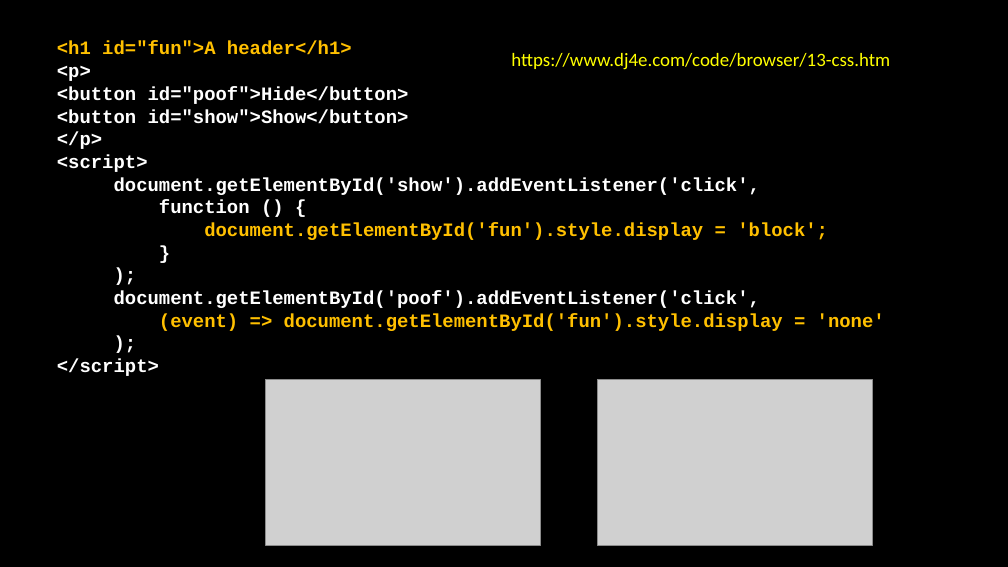
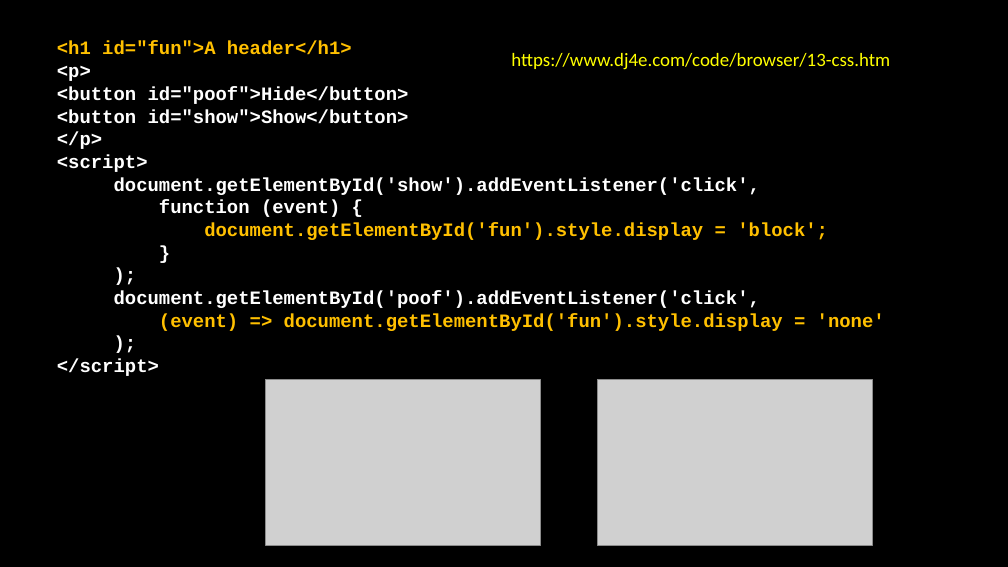
Before and after one commit to csev/dj4e, a slide deck: slide 25 of lectures/JS-03-Browser.pptx (slide 32 before the commit). Drawn at 1008x567 pixels with LibreOffice and Linux fonts; fonts in the diff are those of the drawing; grey boxes stand for pictures. Boxes give left, top, right and bottom in pixels: in the first picture for what was removed or moved away, otherwise in the second. Text is boxed around its words. In the diff, an @@ line names an element or a change of style, - is before the commit and + after.

```diff
--- a/lectures/JS-03-Browser.pptx
+++ b/lectures/JS-03-Browser.pptx
@@ text at (x1=159, y1=200, x2=340, y2=217): text changed @@
-function () {
+function (event) {
```
Also in this commit, not shown: 5 other slides changed, 1 slide added, 2 other files.
